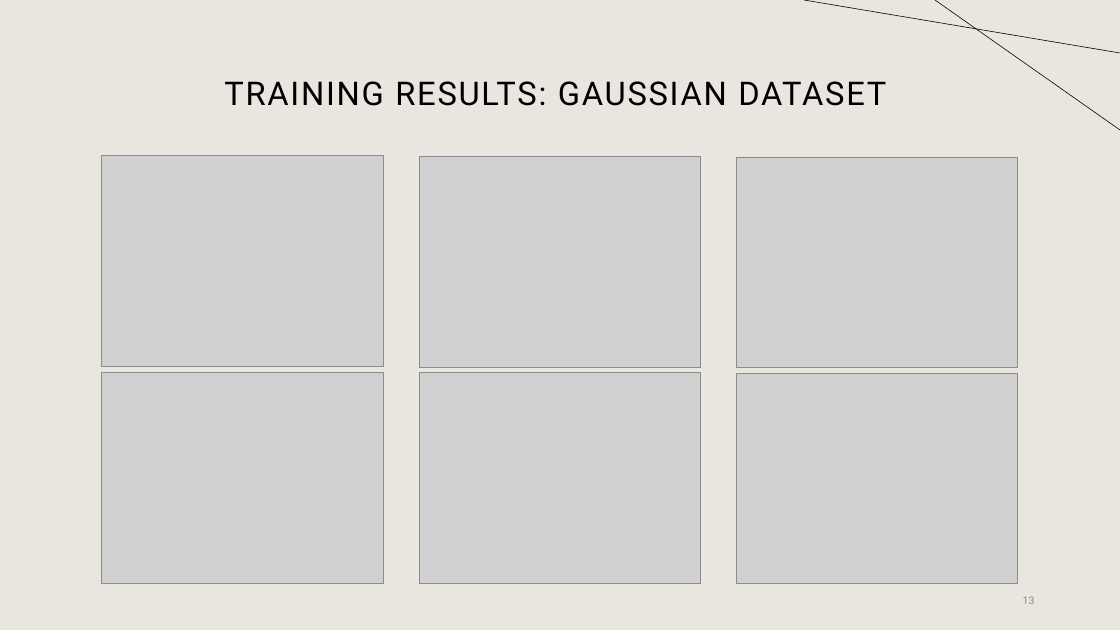
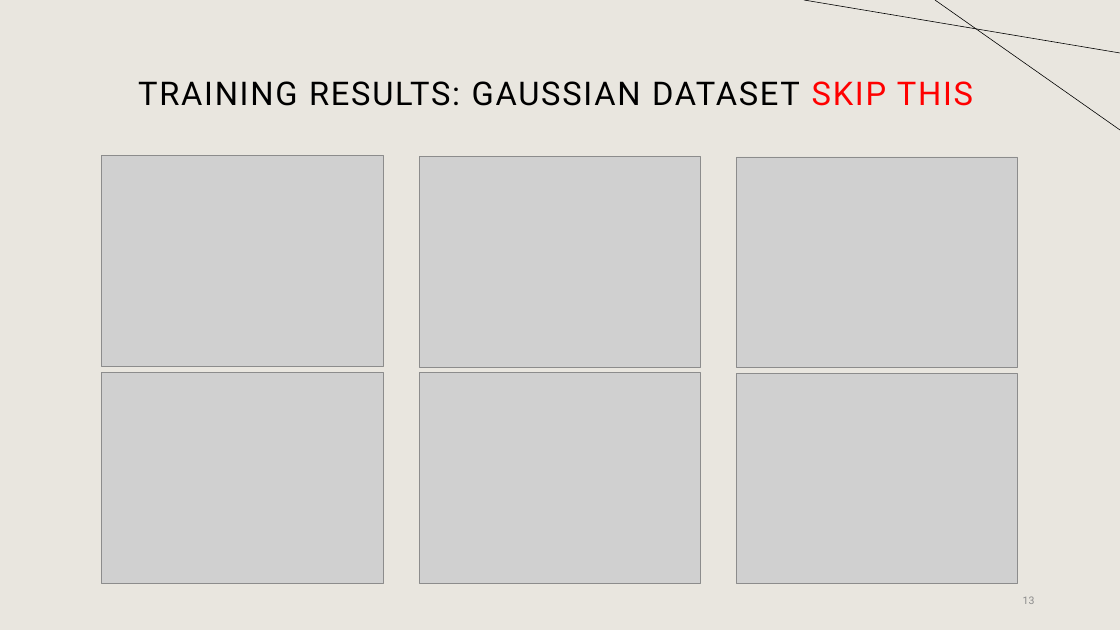
Before and after one commit to suleymanerim1/MEB_FrankWolfe_Optimization, a slide deck: slide 13 of Theory/Minimum Enclosing Ball for FW_Updated.pptx. Drawn at 1120x630 pixels with LibreOffice and Linux fonts; fonts in the diff are those of the drawing; grey boxes stand for pictures. Boxes give left, top, right and bottom in pixels: in the first picture for what was removed or moved away, otherwise in the second. Text is boxed around its words. In the diff, an @@ line names an element or a change of style, - is before the commit and + after.

```diff
--- a/Theory/Minimum Enclosing Ball for FW_Updated.pptx
+++ b/Theory/Minimum Enclosing Ball for FW_Updated.pptx
@@ title at (138,81,973,106): text changed @@
-TRAINING RESULTS: GAUSSIAN DATASET
+TRAINING RESULTS: GAUSSIAN DATASET SKIP THIS
```
Also in this commit, not shown: 11 other slides changed.
